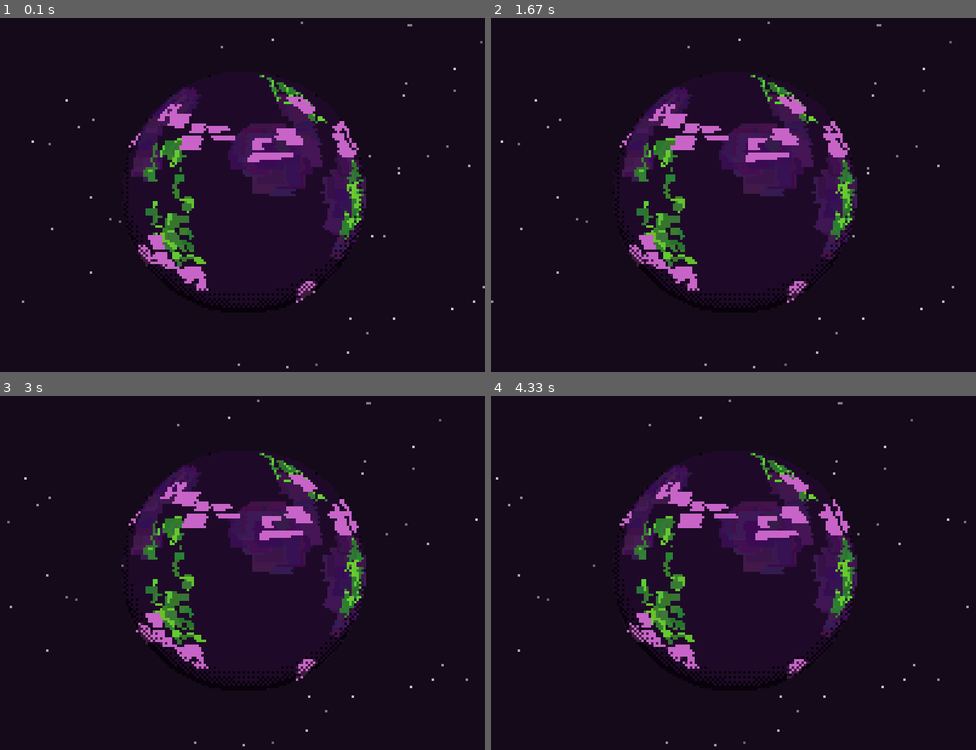
Above: before the commit, frames 1-4 (two rows, left to right).
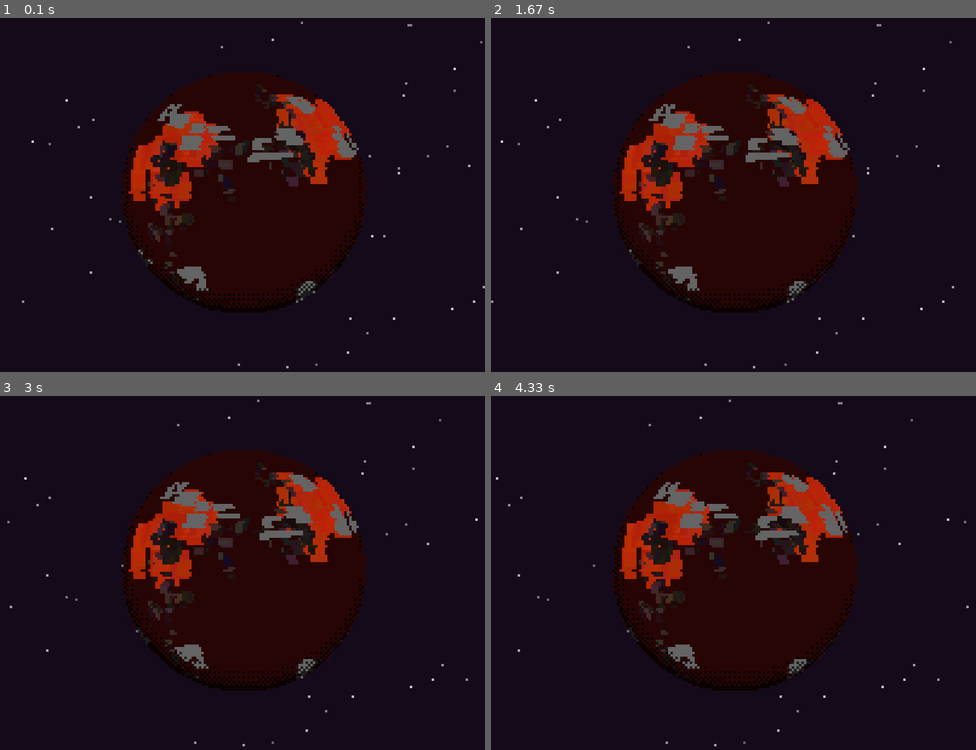
Above: after the commit, the same moments.

Repository: Thak676/pygame_planet_generator
Game: pygame game, started from main.py
Same seed, same stepped clock (60 frames per second), same inputs: the game is played once before the commit and once after it.
Inputs:
- Up to frame 1 (0.1 s): no input
- Up to frame 2 (1.67 s): no input
- Up to frame 3 (3 s): no input
- Up to frame 4 (4.33 s): no input

The runs differ from the first frame. In frame 1, 25% of the frame differs, in the area x 25-76%, y 15-84%; in frame 2, 25%; in frame 3, 25%; in frame 4, 25%.

Commit message:
adds gas giant config

Diff:
--- a/main.py
+++ b/main.py
@@ -8,7 +8,8 @@
     get_ice_world_config,
     get_desert_config,
     get_toxic_config,
-    get_lava_config
+    get_lava_config,
+    get_gas_giant_config
 )
 
 # Initialize Pygame
@@ -43,7 +44,8 @@
         get_ice_world_config(),
         get_desert_config(),
         get_toxic_config(),
-        get_lava_config()
+        get_lava_config(),
+        get_gas_giant_config()
     ]
     p_config = random.choice(configs)
 
--- a/planet.py
+++ b/planet.py
@@ -162,8 +162,8 @@
                 pygame.draw.rect(surf, col, (curr_x - 2, curr_y - 2, chunk_w + 4, chunk_h + 4))
                 if curr_x < 0: pygame.draw.rect(surf, col, (curr_x + w - 2, curr_y - 2, chunk_w + 4, chunk_h + 4))
                 if curr_x > w: pygame.draw.rect(surf, col, (curr_x - w - 2, curr_y - 2, chunk_w + 4, chunk_h + 4))
-                curr_x += random.randint(-4, 4)
-                curr_y += random.randint(-4, 4)
+                curr_x += random.randint(-self.config.walker_x_var, self.config.walker_x_var)
+                curr_y += random.randint(-self.config.walker_y_var, self.config.walker_y_var)
 
         # 2. Main Land
         for cx, cy in centers:
@@ -182,8 +182,8 @@
                 pygame.draw.rect(surf, col, (curr_x, curr_y, chunk_w, chunk_h))
                 pygame.draw.rect(surf, col, (curr_x - w, curr_y, chunk_w, chunk_h))
                 pygame.draw.rect(surf, col, (curr_x + w, curr_y, chunk_w, chunk_h))
-                curr_x += random.randint(-3, 3)
-                curr_y += random.randint(-3, 3)
+                curr_x += random.randint(-self.config.walker_x_var, self.config.walker_x_var)
+                curr_y += random.randint(-self.config.walker_y_var, self.config.walker_y_var)
         random.seed()
         return surf
 
--- a/planet_config.py
+++ b/planet_config.py
@@ -17,6 +17,10 @@
     num_islands: int = 12
     island_size_min: int = 20
     island_size_max: int = 100
+
+    # Walker Gen
+    walker_x_var: int = 4
+    walker_y_var: int = 4
 
     # Clouds
     num_clouds: int = 15
@@ -76,3 +80,19 @@
         weather_speed=0.004,
         num_clouds=20
     )
+
+def get_gas_giant_config():
+    return PlanetConfig(
+        c_ocean_deep=(180, 160, 140), # Base tan
+        c_ocean_shallow=(210, 180, 150), # Light band
+        c_land_main=(160, 120, 100), # Darker band
+        c_land_highlight=(140, 80, 60), # Great Red Spot colors
+        c_cloud=(240, 230, 220), # Ammonia clouds
+        rotation_speed=0.003,
+        num_islands=40,
+        island_size_min=30,
+        island_size_max=80,
+        walker_x_var=15, # Stretch horribly horizontally
+        walker_y_var=1,  # Keep tight to bands
+        num_clouds=20
+    )
